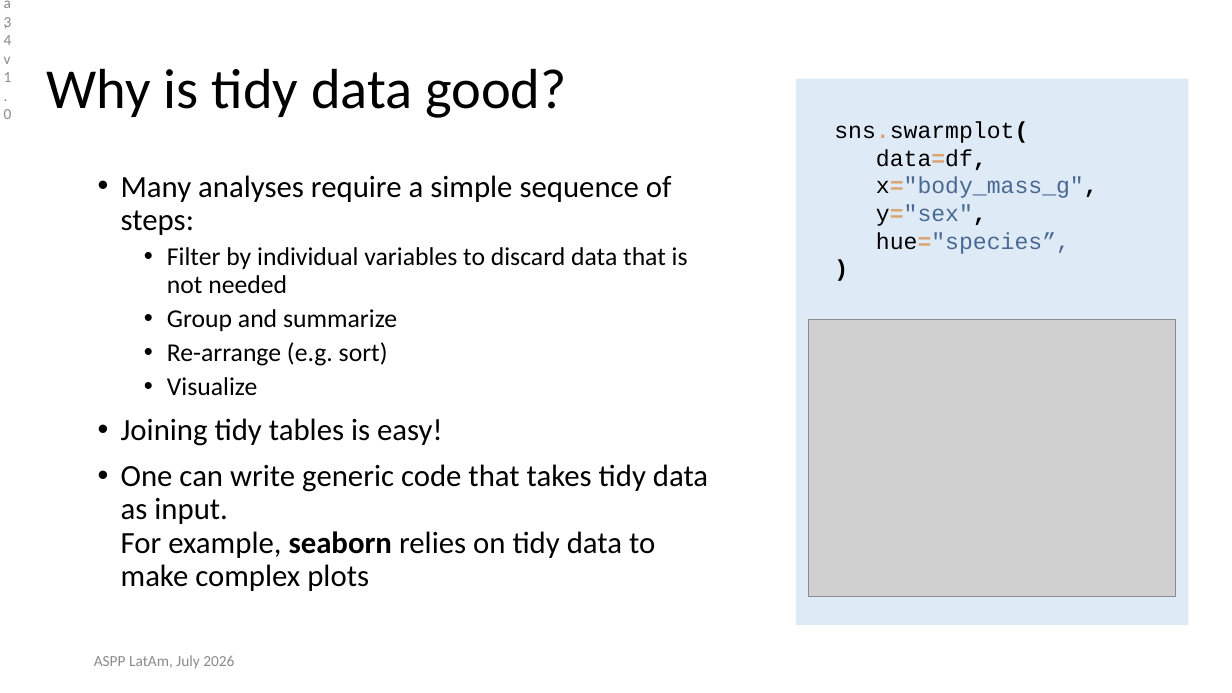
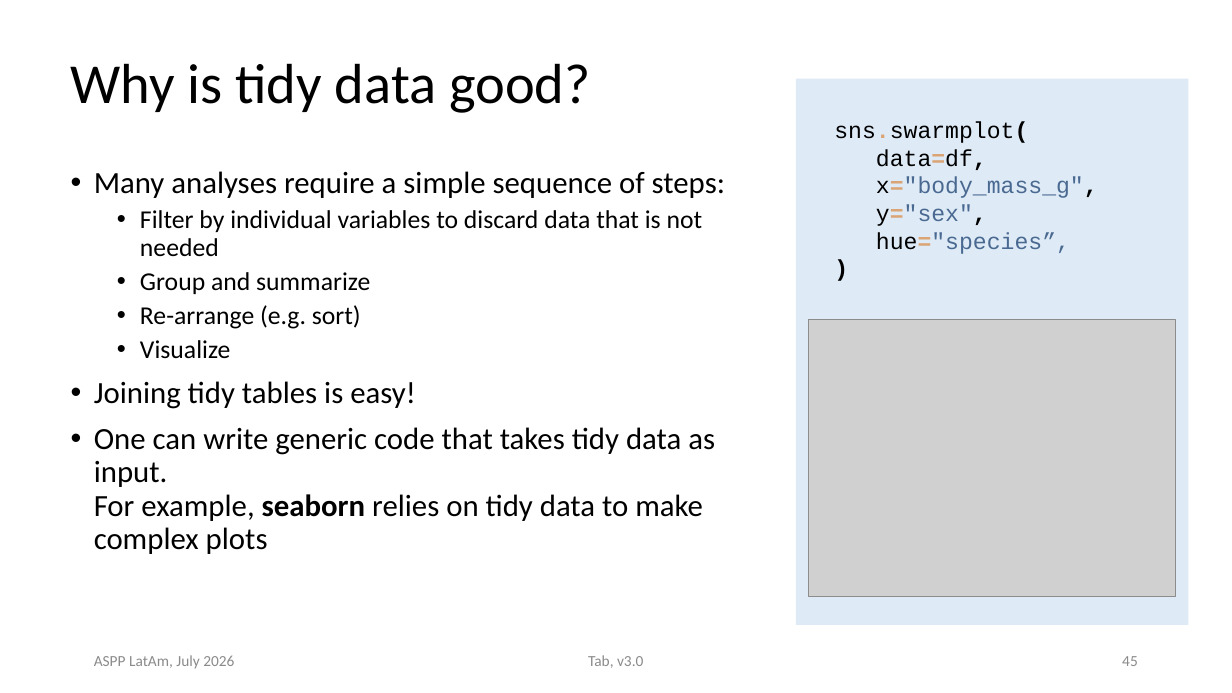
Before and after one commit to ASPP/data_class, a slide deck: slide 45 of tabular_data.pptx (slide 34 before the commit). Drawn at 1232x693 pixels with LibreOffice and Linux fonts; fonts in the diff are those of the drawing; grey boxes stand for pictures. Boxes give left, top, right and bottom in pixels: in the first picture for what was removed or moved away, otherwise in the second. Text is boxed around its words. In the diff, an @@ line names an element or a change of style, - is before the commit and + after.

```diff
--- a/tabular_data.pptx
+++ b/tabular_data.pptx
@@ title "Why is tidy data good?": place and size @@
-title "Why is tidy data good?" at [47,68,566,118]
+title "Why is tidy data good?" at [71,63,590,113]
@@ text removed at [4,109,12,119] @@
-Data, v1.0
@@ text "Many analyses require a simple ..." rewrapped from [121,175,708,591] to [94,171,725,554] @@
@@ text added at [588,655,643,668], 12 pt, text #8B8B8B @@
+Tab, v3.0
@@ page number added at [1122,656,1138,666], 12 pt, text #8B8B8B @@
+45
```
Also in this commit, not shown: 66 other slides changed, 17 slides added, 3 slides removed, 21 other files.
